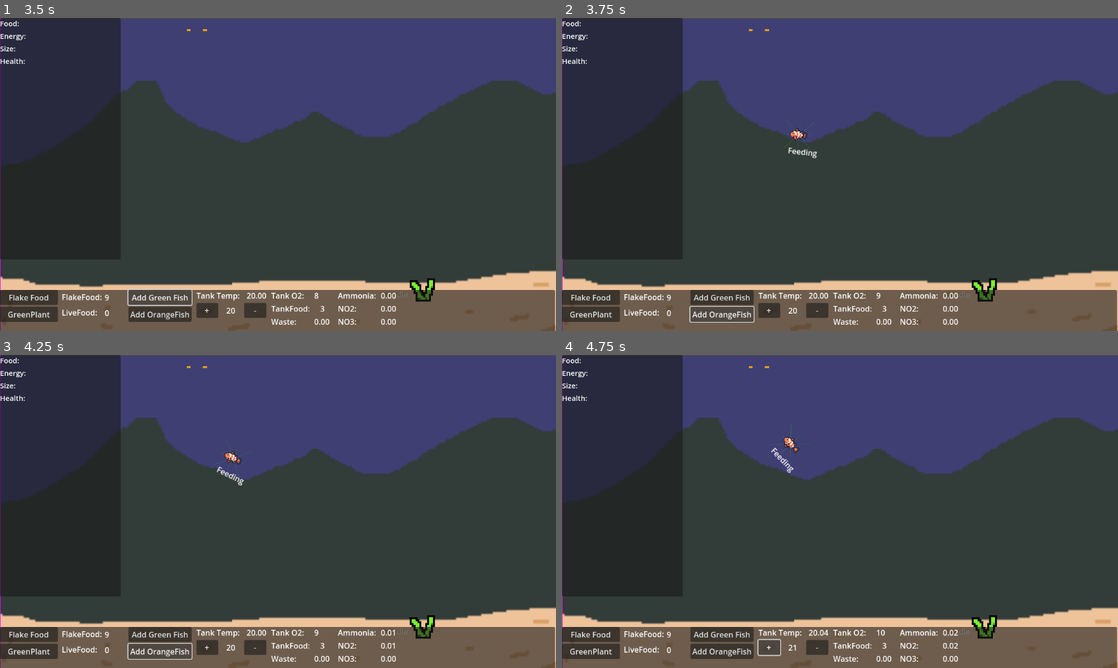
Above: before the commit, frames 1-4 (two rows, left to right).
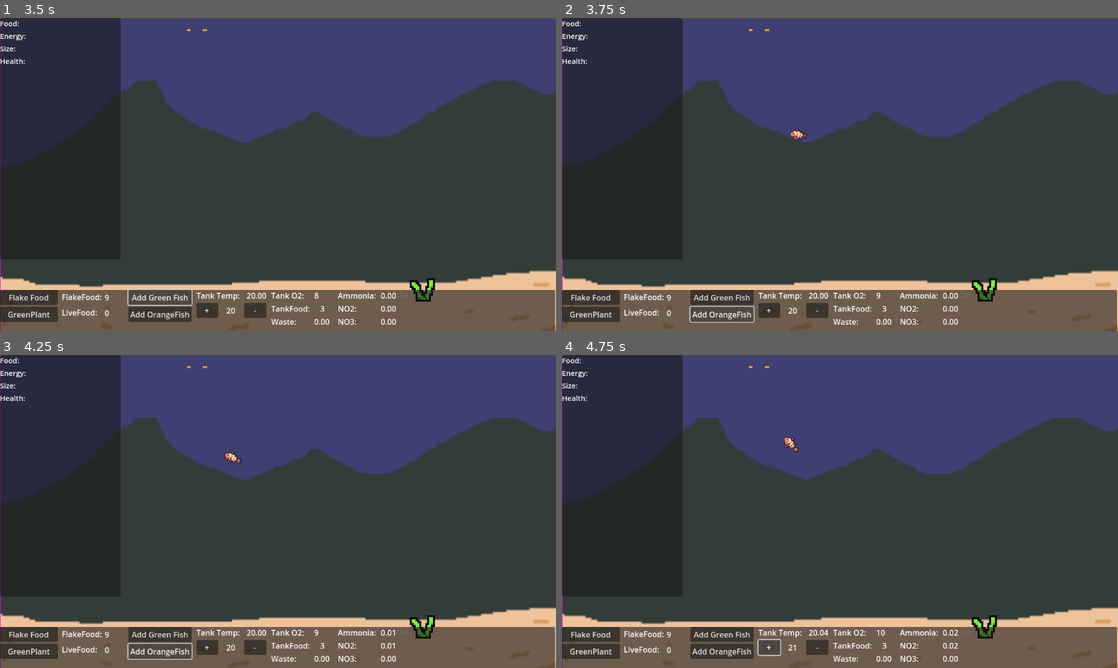
Above: after the commit, the same moments.

Repository: neilmillard/Fish-tank-sim
Game: Godot game, scene res://Scenes/main.tscn
The game is run twice, just before and just after one commit, with the same random seed, the same clock (stepped at 60 frames per second) and the same inputs.
Inputs:
- Up to frame 1 (3.5 s): click "New Game" at 0.5 s; click "Flake Food" at 1.25 s; click "GreenPlant" at 2 s; click "Add Green Fish" at 2.75 s
- Up to frame 2 (3.75 s): click "Add OrangeFish" at 3.5 s
- Up to frame 3 (4.25 s): no input
- Up to frame 4 (4.75 s): click "+" at 4.25 s

Frame 1 is identical in both runs. In frame 2, less than 0.1% of the frame differs, in the area x 39-46%, y 32-45%; in frame 3, less than 0.1%, in the area x 38-45%, y 28-42%; in frame 4, less than 0.1%.

Commit message:
Update detection system

Diff:
--- a/Scenes/game/fish/fish_body.gd
+++ b/Scenes/game/fish/fish_body.gd
@@ -168,6 +168,23 @@
 				new_result['wall'] = true
 	return new_result
 
+func is_preditor(otherFish: FishBody) -> bool:
+	if stats.fishSize < otherFish.stats.fishSize / 2.0:
+		return true
+	if stats.fishSize < otherFish.stats.fishSize && otherFish.myStomach.could_eat():
+		return true
+	return false
+
+func is_mate(otherFish: FishBody) -> bool:
+	if stats.isMale != otherFish.stats.isMale && stats.type == stats.type:
+		# possible mate
+		if otherFish.fsm.currentState.name == "Mating":
+			return true
+		else:
+			return false
+	else:
+		return false
+
 # throw out some rays so fish can tell what is around it.
 # we populate the allowed directions used by
 # flee is true if we should flee, otherwise flee is false
@@ -189,88 +206,39 @@
 	avoidDown = 1
 	avoidLeft = -1
 
-	if interactionArea:
-		var bodies = interactionArea.bodies
-		var layer : int
-		if bodies.size() >= 1:
-			for body in bodies:
-				if(body.get_collision_layer_value(GameManager.WALLS)):
-					print("Body %s is wall" % body)
-				if(body.get_collision_layer_value(GameManager.FISH)):
-					print("Body %s is fish" % body)
-				if(body.get_collision_layer_value(GameManager.FLOOR)):
-					print("Body %s is floor" % body)
-
-	result = shoot_physics_ray(Vector2.UP * rayLength)
-	check_result = check_raycast_result(result,{})
-	if check_result['move'] == 0:
-		result_vectors.append(0)
-
-	# Right Up
-	result = shoot_physics_ray(Vector2(1, -1) * rayLength * 1.2)
-	check_result = check_raycast_result(result,check_result)
-	if check_result['move'] == 0:
-		result_vectors.append(1)
-
-	result = shoot_physics_ray(Vector2.RIGHT * rayLength)
-	check_result = check_raycast_result(result,check_result)
-	if check_result['move'] == 0:
-		result_vectors.append(2)
-
-	# Right Down
-	result = shoot_physics_ray(Vector2(1, 1) * rayLength * 1.2)
-	check_result = check_raycast_result(result,check_result)
-	if check_result['move'] == 0:
-		result_vectors.append(3)
-
-	result = shoot_physics_ray(Vector2.DOWN * rayLength)
-	check_result = check_raycast_result(result,check_result)
-	if check_result['move'] == 0:
-		result_vectors.append(4)
-
-	# Left Down
-	result = shoot_physics_ray(Vector2(-1, 1) * rayLength * 1.2)
-	check_result = check_raycast_result(result,check_result)
-	if check_result['move'] == 0:
-		result_vectors.append(5)
-
-	result = shoot_physics_ray(Vector2.LEFT * rayLength)
-	check_result = check_raycast_result(result,check_result)
-	if check_result['move'] == 0:
-		result_vectors.append(6)
-
-	# Left Up
-	result = shoot_physics_ray(Vector2(-1, -1) * rayLength * 1.2)
-	check_result = check_raycast_result(result,check_result)
-	if check_result['move'] == 0:
-		result_vectors.append(7)
-
-	if (7 in result_vectors or
-		0 in result_vectors or
-		1 in result_vectors):
-			avoidUp = 0
-
-	if (1 in result_vectors or
-		2 in result_vectors or
-		3 in result_vectors):
-			avoidRight = 0
-
-	if (3 in result_vectors or
-		4 in result_vectors or
-		5 in result_vectors):
-			avoidDown = 0
-
-	if (5 in result_vectors or
-		6 in result_vectors or
-		7 in result_vectors):
-			avoidLeft = 0
-
-	if check_result.has('flee'):
-		return 'flee'
-	if check_result.has('wall'):
-		return 'wall'
-
+	var bodies = interactionArea.bodies
+	var locationDiff : Vector2
+	var layer : int
+	if bodies.size() >= 1:
+		for body in bodies:
+			if(body.get_collision_layer_value(GameManager.WALLS)):
+				locationDiff =  body.position - position
+				if locationDiff.x < 0:
+					avoidLeft = 0
+				else:
+					avoidRight = 0
+			if(body.get_collision_layer_value(GameManager.FISH)):
+				locationDiff =  body.position - position
+				if is_preditor(body):
+					if locationDiff.x < 0:
+						avoidLeft = 0
+					else:
+						avoidRight = 0
+					if locationDiff.y < 0:
+						avoidUp = 0
+					else:
+						avoidDown = 0
+					return 'flee'
+				if is_mate(body):
+					return 'mate'
+			if(body.get_collision_layer_value(GameManager.FLOOR)):
+				locationDiff =  body.position - position
+				if locationDiff.y < 0:
+					avoidUp = 0
+				else:
+					avoidDown = 0
 	return ''
+
 
 func shoot_physics_ray(p_direction: Vector2) -> Dictionary:
 	var space_state = get_world_2d().direct_space_state
--- a/Scenes/game/fish/fish_feeding.gd
+++ b/Scenes/game/fish/fish_feeding.gd
@@ -12,6 +12,9 @@
 		emit_signal("Transitioned", "Feeding", "Idle")
 
 func physics_update(delta: float) -> void:
+	if check_preditors() == 'flee':
+		emit_signal("Transitioned", "Hunting", "Fleeing", {"previousState" = "Hunting"})
+		return
 	if myBody.nearestFoodPosition != Vector2.ZERO:
 		if myBody.navagent.is_navigation_finished():
 			reset_food_finder()
--- a/Scenes/game/fish/fish_hunting.gd
+++ b/Scenes/game/fish/fish_hunting.gd
@@ -14,15 +14,15 @@
 	if myBody.stats.currentHealth <= 0:
 		emit_signal("Transitioned", "Hunting", "Dead")
 		return
-	if check_preditors() == 'flee':
-		emit_signal("Transitioned", "Hunting", "Fleeing", {"previousState" = "Hunting"})
-		return
 	if myBody.food_is_near():
 		emit_signal("Transitioned", "Hunting", "Feeding")
 		return
 
 func physics_update(delta: float) -> void:
 	myBody.rotate_to_direction(Vector2(myBody.velocity.x, 0.0), delta)
+	if check_preditors() == 'flee':
+		emit_signal("Transitioned", "Hunting", "Fleeing", {"previousState" = "Hunting"})
+		return
 
 func on_idle_timer_timeout():
 	var someFood = myBody.get_nearest_food()
--- a/Scenes/game/fish/fish_idle.gd
+++ b/Scenes/game/fish/fish_idle.gd
@@ -15,9 +15,6 @@
 		emit_signal("Transitioned", "Idle", "Dead")
 		return
 	# fish will only change from idle, if food, mate or preditor present
-	if check_preditors() == 'flee':
-		emit_signal("Transitioned", "Idle", "Fleeing", {"previousState" = "Idle"})
-		return
 	if myBody.myStomach.could_eat():
 		if myBody.food_is_near():
 			emit_signal("Transitioned", "Idle", "Feeding")
@@ -36,3 +33,6 @@
 
 func physics_update(delta: float) -> void:
 	myBody.rotate_to_direction(Vector2(myBody.velocity.x, 0.0), delta)
+	if check_preditors() == 'flee':
+		emit_signal("Transitioned", "Idle", "Fleeing", {"previousState" = "Idle"})
+		return
--- a/Scenes/game/fish/orangeFish.tscn
+++ b/Scenes/game/fish/orangeFish.tscn
@@ -1,9 +1,10 @@
-[gd_scene load_steps=10 format=3 uid="uid://d2ningsghemxy"]
+[gd_scene load_steps=11 format=3 uid="uid://d2ningsghemxy"]
 
 [ext_resource type="Script" path="res://Scenes/game/fish/fish_body.gd" id="1_ppmwa"]
 [ext_resource type="Texture2D" uid="uid://tyus3e1vdqvx" path="res://art/fish_2.png" id="2_8njcv"]
 [ext_resource type="PackedScene" uid="uid://bhytrggki6xig" path="res://Scenes/game/fish/fish_state_machine.tscn" id="3_hh8jq"]
 [ext_resource type="PackedScene" uid="uid://4fj4lbl0navp" path="res://Scenes/game/thought.tscn" id="4_tk2sp"]
+[ext_resource type="PackedScene" uid="uid://ck4jn75q1rs5r" path="res://Scenes/game/interaction_area_2d.tscn" id="5_dag5w"]
 
 [sub_resource type="CapsuleShape2D" id="CapsuleShape2D_0hl1j"]
 radius = 24.0
@@ -133,12 +134,7 @@
 position = Vector2(53, -65)
 scale = Vector2(4, 4)
 
-[node name="Label" type="Label" parent="."]
-offset_left = -19.0
-offset_top = 22.0
-offset_right = 21.0
-offset_bottom = 48.0
-text = "State"
+[node name="InteractionArea2D" parent="." instance=ExtResource("5_dag5w")]
 
 [connection signal="mouse_entered" from="." to="." method="_on_mouse_entered"]
 [connection signal="mouse_exited" from="." to="." method="_on_mouse_exited"]
